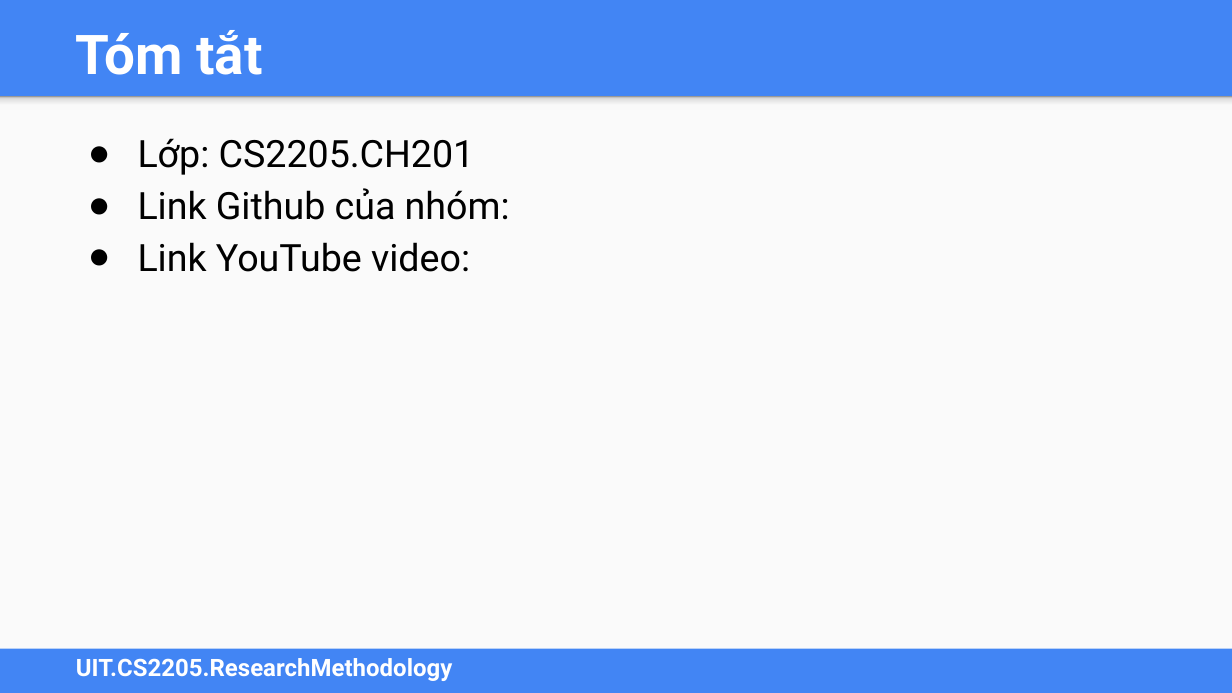
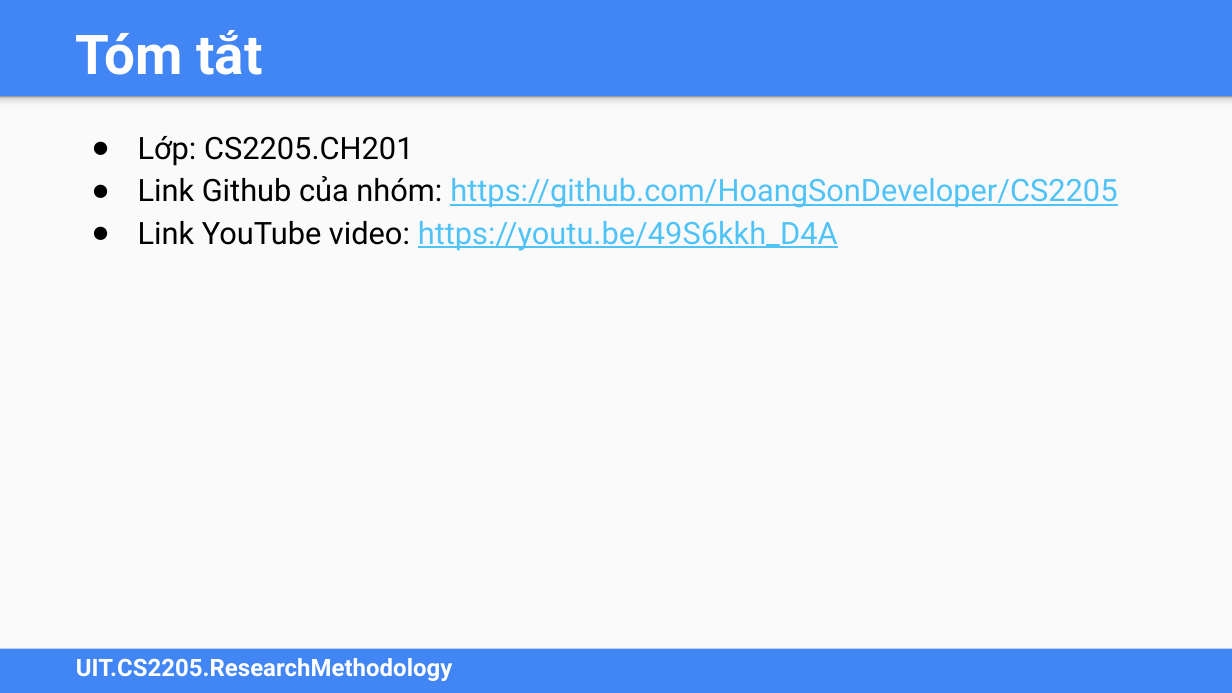
Before and after one commit to HoangSonDeveloper/CS2205, a slide deck: slide 2 of Sơn Nguyễn Hoàng - CS2205.SEP2025.DeCuong.FinalReport.Template.Slide.pptx. Drawn at 1232x693 pixels with LibreOffice and Linux fonts; fonts in the diff are those of the drawing. Boxes give left, top, right and bottom in pixels: in the first picture for what was removed or moved away, otherwise in the second. Text is boxed around its words. In the diff, an @@ line names an element or a change of style, - is before the commit and + after.

```diff
--- a/Sơn Nguyễn Hoàng - CS2205.SEP2025.DeCuong.FinalReport.Template.Slide.pptx
+++ b/Sơn Nguyễn Hoàng - CS2205.SEP2025.DeCuong.FinalReport.Template.Slide.pptx
@@ text at [138, 136, 414, 166]: size 22 to 18 pt in "Lớp: CS2205.CH201"; indent changed @@
@@ text at [138, 176, 1117, 251]: text changed; size 22 to 18 pt; text colour #000000 to #4FC3F7 @@
-● Link Github của nhóm:
-● Link YouTube video:
+● Link Github của nhóm: https://github.com/HoangSonDeveloper/CS2205
+● Link YouTube video: https://youtu.be/49S6kkh_D4A
```
Also in this commit, not shown: 6 other slides changed, 3 other files.
